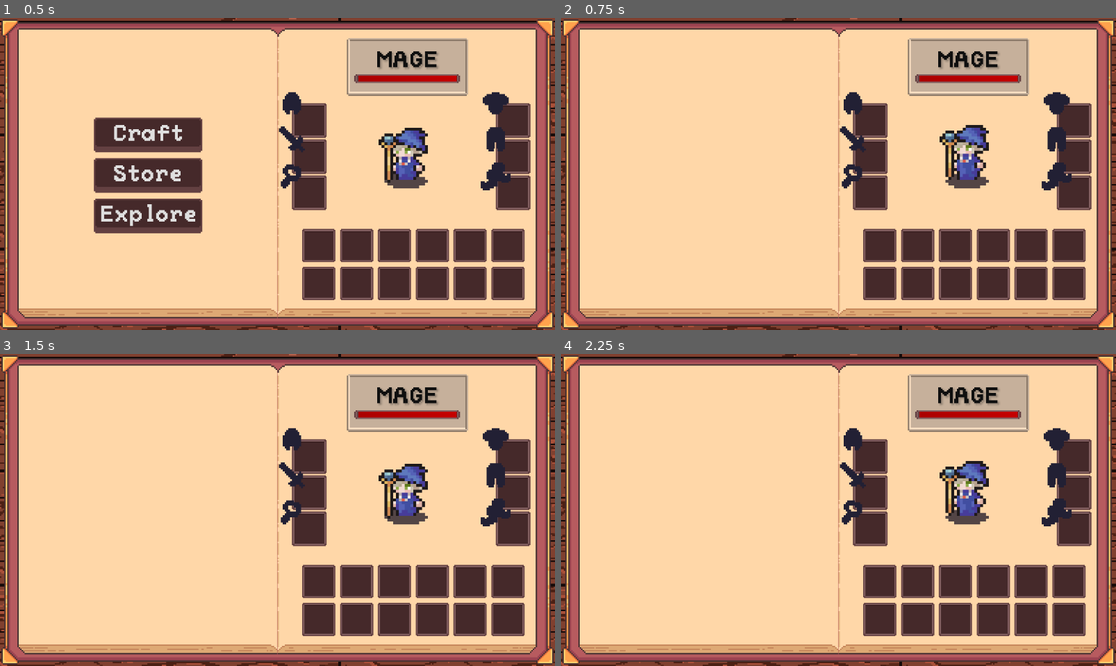
Above: before the commit, frames 1-4 (two rows, left to right).
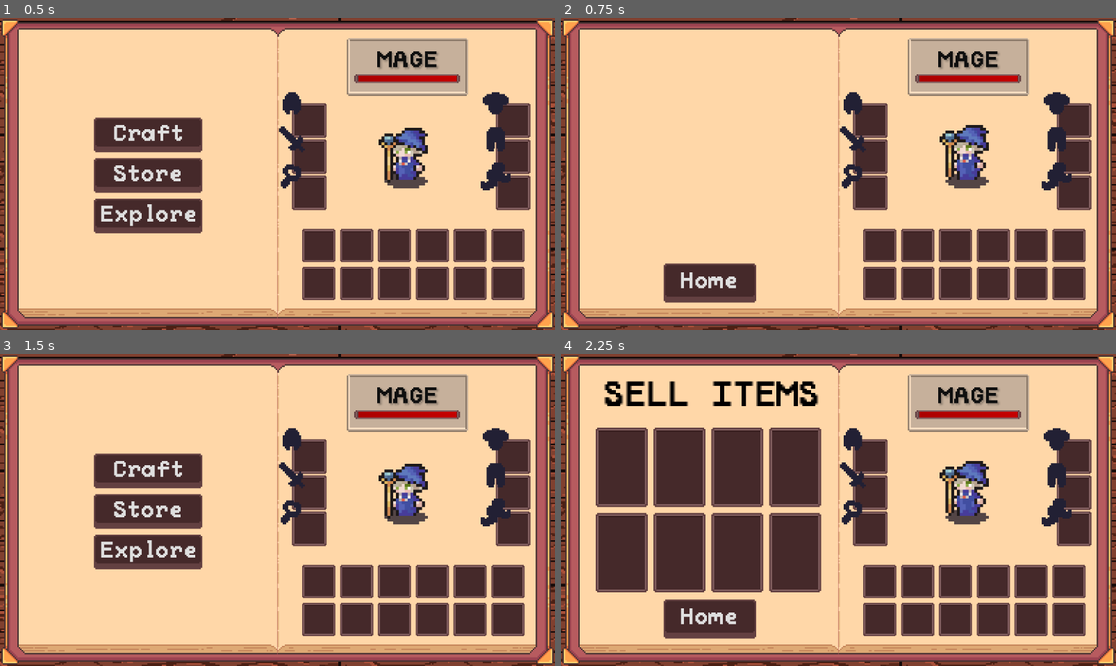
Above: after the commit, the same moments.

Repository: Blortlett/GodotIdle
Game: Godot game, scene res://Scenes/GuiNode.tscn
The game is run twice, just before and just after one commit, with the same random seed, the same clock (stepped at 60 frames per second) and the same inputs.
Inputs (mouse positions are in pixels of both pictures, inside the frame that each line leads up to):
- Up to frame 1 (0.5 s): no input
- Up to frame 2 (0.75 s): click "Craft" at 0.5 s
- Up to frame 3 (1.5 s): click (149, 619) at 1.25 s, where only the run after the commit has a clickable "Home"
- Up to frame 4 (2.25 s): click (705, 510) at 2 s, where only the run after the commit has a clickable "Store"

Frame 1 is identical in both runs. In frame 2, 2.1% of the frame differs, in the area x 18-36%, y 78-92%; in frame 3, 6.6%; in frame 4, 23%, in the area x 6-47%, y 8-92%.

Commit message:
can now return home from crafting & Shop menu

Diff:
--- a/UI/CraftMenuUI/nCraftMenuUI.tscn
+++ b/UI/CraftMenuUI/nCraftMenuUI.tscn
@@ -9,6 +9,7 @@
 [ext_resource type="Resource" uid="uid://c8vl7lnluj162" path="res://Inventory/Crafting/Recipies/rIronWand_Recipe.tres" id="7_gmh66"]
 [ext_resource type="Resource" uid="uid://ntdr5daviq10" path="res://Inventory/Crafting/Recipies/rRangerBow_Recipe.tres" id="8_mv2kk"]
 [ext_resource type="Resource" uid="uid://0fgbv1yjujgf" path="res://Inventory/Crafting/Recipies/rWoodStaff_Recipe.tres" id="9_wupvi"]
+[ext_resource type="PackedScene" uid="uid://cw6wtuw8h4nqc" path="res://UI/ButtonUI/nButtonUI.tscn" id="10_m4j1o"]
 
 [node name="CraftMenuUI" type="Control"]
 layout_mode = 3
@@ -30,3 +31,18 @@
 mouse_filter = 2
 script = ExtResource("2_san1y")
 Craftables = Array[ExtResource("3_m4j1o")]([ExtResource("4_bklte"), ExtResource("5_sakdj"), ExtResource("6_xr7df"), ExtResource("7_gmh66"), ExtResource("8_mv2kk"), ExtResource("9_wupvi")])
+
+[node name="Button" parent="." instance=ExtResource("10_m4j1o")]
+layout_mode = 1
+anchors_preset = 2
+anchor_left = 0.0
+anchor_top = 1.0
+anchor_right = 0.0
+anchor_bottom = 1.0
+offset_left = 70.0
+offset_top = -45.0
+offset_right = 133.985
+offset_bottom = -18.0
+grow_horizontal = 1
+grow_vertical = 0
+text = "Home"
--- a/UI/CraftMenuUI/scrCraftMenuUI.gd
+++ b/UI/CraftMenuUI/scrCraftMenuUI.gd
@@ -6,6 +6,7 @@
 var Buttons: Array[Button];
 # Button Spawnable
 @onready var mButton: PackedScene = preload("res://UI/ButtonUI/nButtonUI.tscn");
+@onready var mHomeButton: Control = get_node("Button");
 
 # Gamestate Manager
 @onready var mGameStateManager: GameStateManager = get_tree().get_root().get_node("Node/GameStateManager")
@@ -14,29 +15,12 @@
 
 # create buttons on start
 func _ready() -> void:
-	var i = 0;
-	for recipe: Recipe in mCraftingDictionary.Craftables:
-		var new_button: Button = mButton.instantiate();
-		ButtonParent.add_child(new_button);
-		new_button.text = recipe.RecipeName;
-		ImplementButton(new_button, i);
-		i += 1;
+	mHomeButton.pressed.connect(ReturnHome)
 
-# -= Button Pressed Functions =-
-func OnButtonExplore():
-	mGameStateManager.SwapToDestinationMenuState();
-
-func OnButtonCraft():
-	print_debug("Craft Button Clicked")
-
-func OnButtonShop():
-	print_debug("Shop Button Clicked")
+func ReturnHome():
+	mGameStateManager.SwapToHomeState()
 
 # -= Assign button press to function switch =-
-func ImplementButton(_Button: Button, _ButtonIndex: int):
-	if (_ButtonIndex == 0):
-		_Button.pressed.connect(OnButtonCraft);
-	elif (_ButtonIndex == 1):
-		_Button.pressed.connect(OnButtonShop);
-	elif (_ButtonIndex == 2):
-		_Button.pressed.connect(OnButtonExplore);
+#func ImplementButton(_Button: Button, _ButtonIndex: int):
+	#if (_ButtonIndex == 0):
+	#	_Button.pressed.connect(OnButtonCraft);
--- a/UI/ShopMenuUI/nShopMenuUI.tscn
+++ b/UI/ShopMenuUI/nShopMenuUI.tscn
@@ -1,10 +1,11 @@
-[gd_scene load_steps=7 format=3 uid="uid://ct41jicsdbydu"]
+[gd_scene load_steps=8 format=3 uid="uid://ct41jicsdbydu"]
 
 [ext_resource type="Script" uid="uid://ihymf167e2dj" path="res://UI/ShopMenuUI/scrShopMenuUI.gd" id="1_3qap8"]
 [ext_resource type="PackedScene" uid="uid://0luyfwm87ckl" path="res://Inventory/UI/InventoryUI/nInvSlotUI.tscn" id="1_185nt"]
 [ext_resource type="Script" uid="uid://c3uatp5gji5ue" path="res://Inventory/UI/InventoryUI/scrINV_UI.gd" id="1_jue5g"]
 [ext_resource type="FontFile" uid="uid://n84lclh7eapu" path="res://Art/Fonts/PeaberryMono.ttf" id="2_8jfxe"]
 [ext_resource type="Resource" uid="uid://csgm7e6002bnu" path="res://Inventory/GameInventorys/ShopInventory.tres" id="2_gy72q"]
+[ext_resource type="PackedScene" uid="uid://cw6wtuw8h4nqc" path="res://UI/ButtonUI/nButtonUI.tscn" id="6_oqxb0"]
 
 [sub_resource type="LabelSettings" id="LabelSettings_jue5g"]
 font = ExtResource("2_8jfxe")
@@ -79,13 +80,17 @@
 text = "SELL ITEMS"
 label_settings = SubResource("LabelSettings_jue5g")
 
-[node name="ButtonParent" type="Control" parent="."]
+[node name="Button" parent="." instance=ExtResource("6_oqxb0")]
 layout_mode = 1
 anchors_preset = 2
+anchor_left = 0.0
 anchor_top = 1.0
+anchor_right = 0.0
 anchor_bottom = 1.0
-offset_left = 104.0
-offset_top = -62.0
-offset_right = 144.0
-offset_bottom = -22.0
+offset_left = 70.0
+offset_top = -45.0
+offset_right = 133.985
+offset_bottom = -18.0
+grow_horizontal = 1
 grow_vertical = 0
+text = "Home"
--- a/UI/ShopMenuUI/scrShopMenuUI.gd
+++ b/UI/ShopMenuUI/scrShopMenuUI.gd
@@ -1,15 +1,12 @@
 class_name ShopMenuUI extends Control
 @onready var mButtonParent = get_node("ButtonParent")
 # Button Spawnable
-@onready var mButton: PackedScene = preload("res://UI/ButtonUI/nButtonUI.tscn");
+@onready var mButton: Control = get_node("Button");
 #Game manager object ref
 @onready var mGameStateManager: GameStateManager = get_tree().get_root().get_node("Node/GameStateManager")
 
 func _ready() -> void:
-	var new_button: Button = mButton.instantiate();
-	mButtonParent.add_child(new_button);
-	new_button.text = "Home";
-	ImplementButton(new_button);
+	ImplementButton(mButton);
 
 func ReturnHome():
 	mGameStateManager.SwapToHomeState()
Not shown: 1 places in UI/CraftMenuUI/nCraftMenuUI.tscn that only renumber resources
